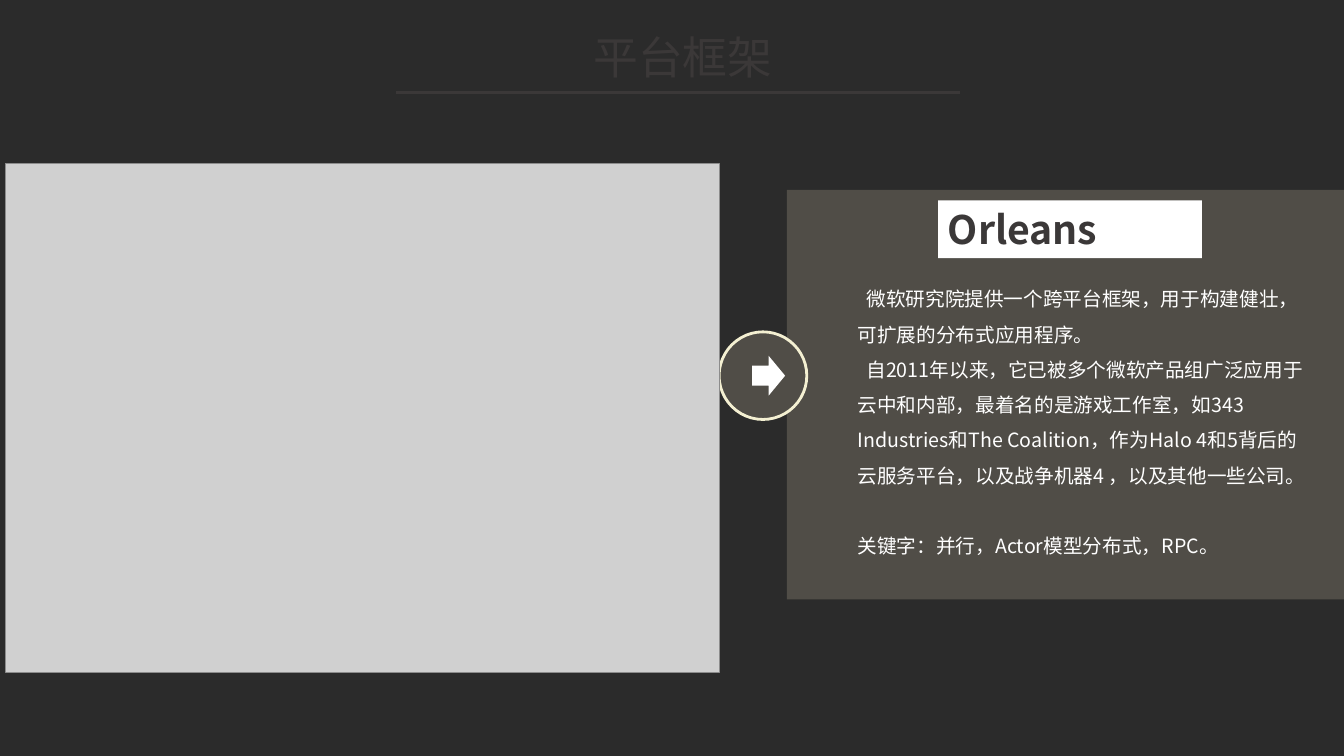
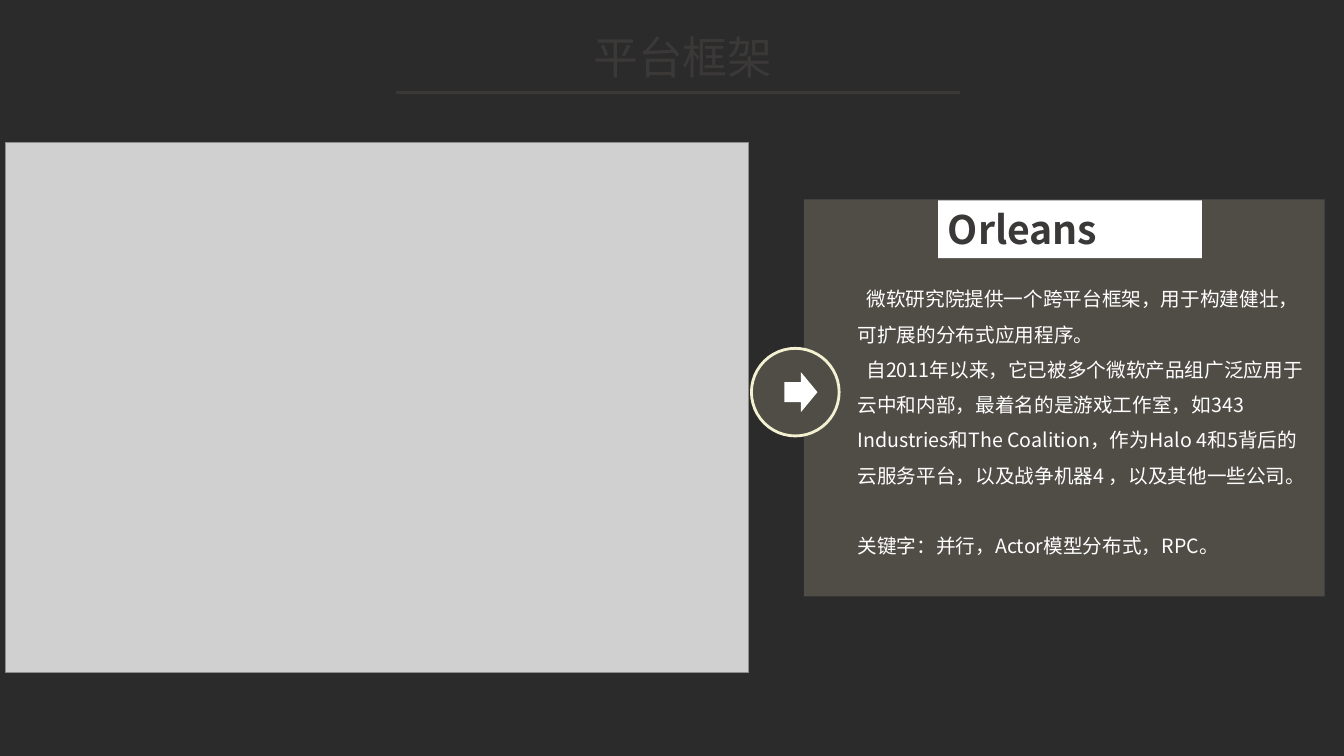
Before and after one commit to xuecat/IngestTask, a slide deck: slide 3 of ingesttask.pptx. Drawn at 1344x756 pixels with LibreOffice and Linux fonts; fonts in the diff are those of the drawing; grey boxes stand for pictures; background and template pictures are left out; a plain dark background stands for a picture behind light text. Boxes give left, top, right and bottom in pixels: in the first picture for what was removed or moved away, otherwise in the second. Text is boxed around its words. In the diff, an @@ line names an element or a change of style, - is before the commit and + after.

```diff
--- a/ingesttask.pptx
+++ b/ingesttask.pptx
@@ picture: place and size @@
-picture at box(6, 164, 720, 674)
+picture at box(6, 142, 749, 673)
@@ rectangle: place and size @@
-rectangle at box(787, 190, 1344, 599)
+rectangle at box(805, 200, 1326, 597)
@@ ellipse: place and size @@
-ellipse at box(719, 332, 807, 419)
+ellipse at box(752, 349, 840, 437)
@@ right arrow: place and size @@
-right arrow at box(752, 356, 785, 396)
+right arrow at box(784, 372, 818, 412)
```
Also in this commit, not shown: 3 other slides changed.
